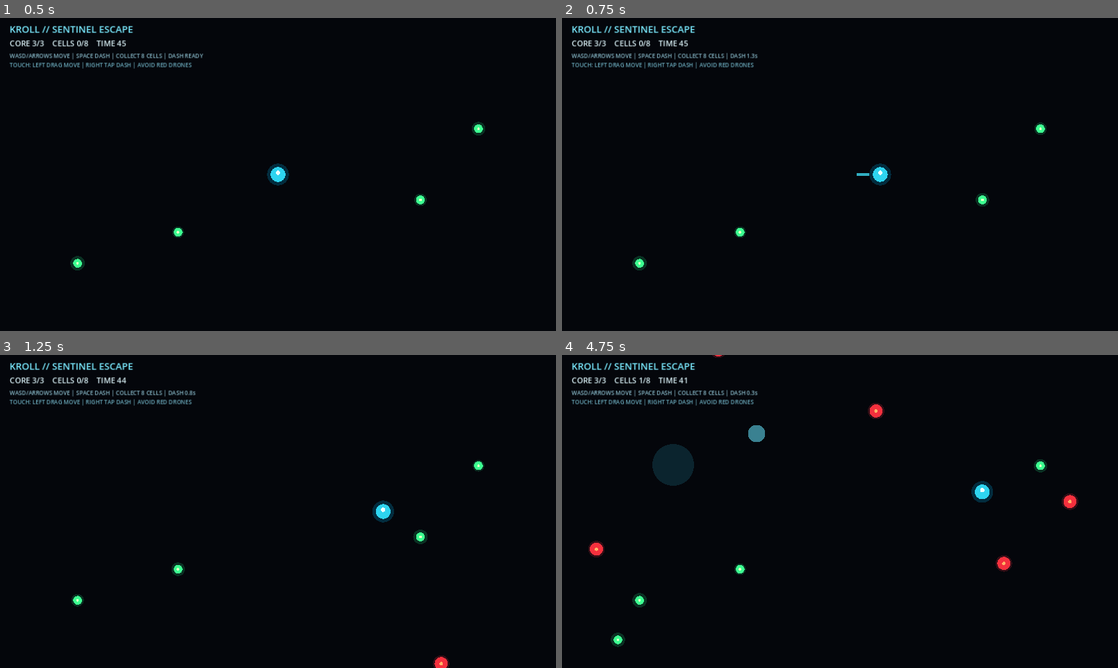
Above: before the commit, frames 1-4 (two rows, left to right).
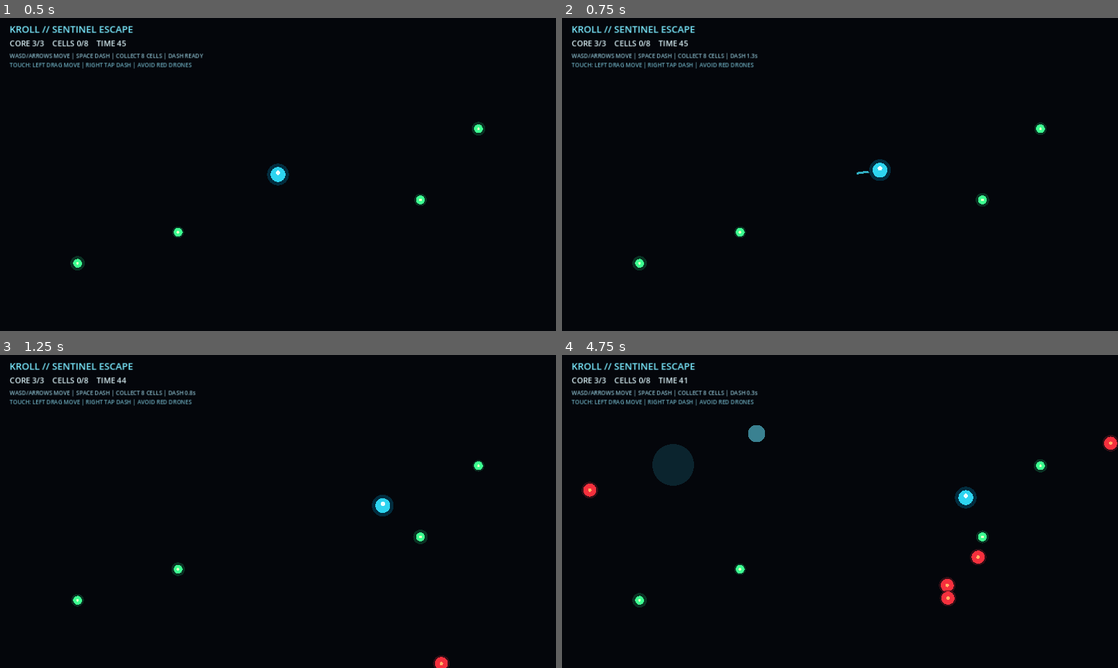
Above: after the commit, the same moments.

Repository: qaqp980520-prog/2126-Survival
Game: Godot game, scene res://main.tscn
Two runs of this game, one before a commit and one after it. Both use one fixed random seed, a clock stepped at 60 frames per second and the inputs below.
Inputs (mouse positions are in pixels of both pictures, inside the frame that each line leads up to):
- Up to frame 1 (0.5 s): no input
- Up to frame 2 (0.75 s): tap Enter at 0.5 s; move the mouse to (962, 158) at 0.52 s; hold D from 0.53 s (still down); tap Space at 0.6 s; click (962, 158) at 0.67 s
- Up to frame 3 (1.25 s): keep holding D; tap Space at 0.77, 1.07 s
- Up to frame 4 (4.75 s): release D at 1.25 s; drag from (728, 527) to (812, 574) at 1.27 s; move the mouse to (895, 442) at 2.02 s; hold D 2.03-2.75 s; tap Space at 2.1, 3.6, 3.77, 4.07 s; drag from (812, 574) to (673, 464) at 2.77 s; move the mouse to (1006, 558) at 3.52 s; hold A 3.53-4.25 s; drag from (673, 464) to (756, 433) at 4.27 s

Frame 1 is identical in both runs. In frame 2, 0.2% of the frame differs, in the area x 53-60%, y 45-54%; in frame 3, 0.2%; in frame 4, 1.7%, in the area x 3-100%, y 0-94%.

Commit message:
Run 11: make mobile dash follow the tapped direction

Diff:
--- a/daily_games/KROLL_Sentinel_Protocol/scripts/main.gd
+++ b/daily_games/KROLL_Sentinel_Protocol/scripts/main.gd
@@ -20,6 +20,7 @@
 var _touch_move_position: Vector2 = Vector2.ZERO
 var _dash_requested: bool = false
 var _dash_target: Vector2 = Vector2.ZERO
+var _dash_target_valid: bool = false
 var _dash_velocity: Vector2 = Vector2.ZERO
 var _dash_timer: float = 0.0
 var _dash_cooldown: float = 0.0
@@ -43,6 +44,7 @@
             else:
                 _dash_requested = true
                 _dash_target = touch.position
+                _dash_target_valid = true
         elif touch.index == _touch_move_id:
             _touch_move_id = -1
     elif event is InputEventScreenDrag:
@@ -68,11 +70,12 @@
     var move_direction := _get_move_direction()
     _dash_cooldown = maxf(0.0, _dash_cooldown - delta)
     if _dash_requested and _dash_cooldown <= 0.0:
-        var dash_direction := move_direction
+        var dash_direction := _dash_target - _player_position if _dash_target_valid else move_direction
         if dash_direction.length_squared() < 0.01:
-            dash_direction = _dash_target - _player_position
+            dash_direction = move_direction
         _activate_dash(dash_direction)
     _dash_requested = false
+    _dash_target_valid = false
     var movement_velocity := move_direction * PLAYER_SPEED
     if _dash_timer > 0.0:
         movement_velocity = _dash_velocity
@@ -217,6 +220,7 @@
         if event.keycode == KEY_SPACE:
             _dash_requested = true
             _dash_target = get_global_mouse_position()
+            _dash_target_valid = true
         elif event.keycode == KEY_R and _state != "playing":
             _restart()
 
@@ -233,6 +237,7 @@
     _dash_timer = 0.0
     _dash_cooldown = 0.0
     _dash_requested = false
+    _dash_target_valid = false
     for index in range(3):
         _spawn_cell()
     queue_redraw()
